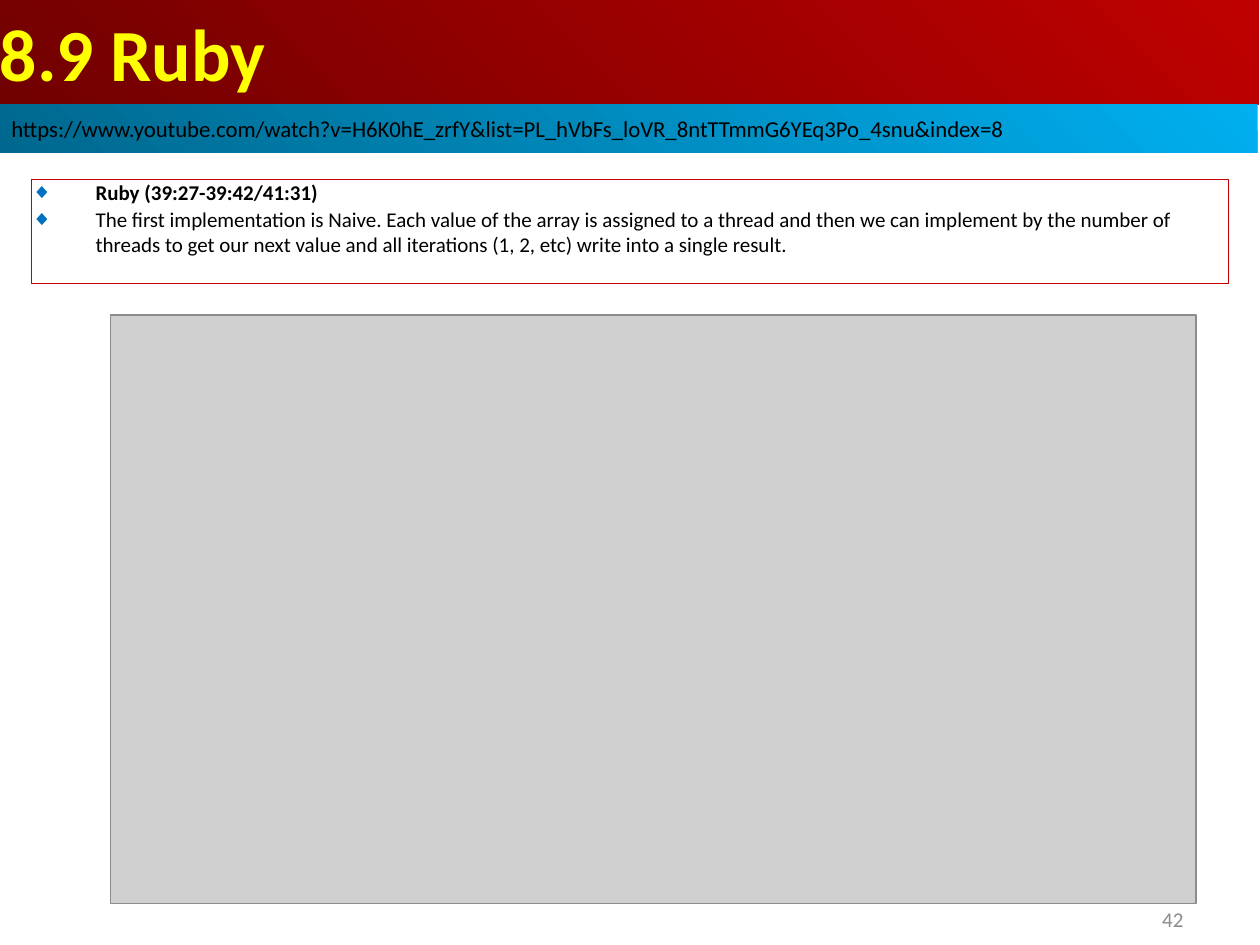
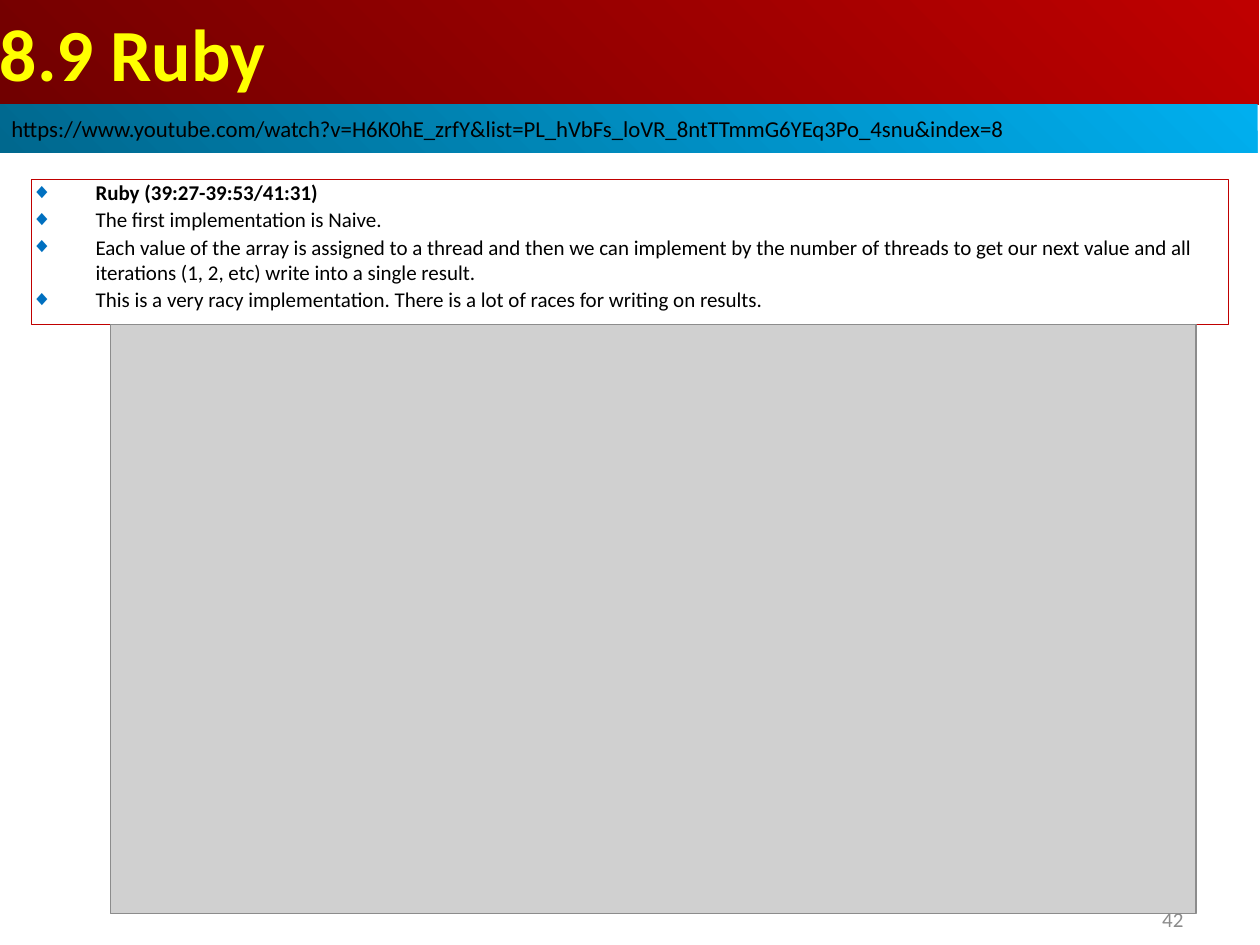
Before and after one commit to peterhchen/AIU_CS850_Gem5_McPAT, a slide deck: slide 42 of 050_Gem5/008.CacheMod/000_Video/008.CacheMod.ppt. Drawn at 1260x945 pixels with LibreOffice and Linux fonts; fonts in the diff are those of the drawing; grey boxes stand for pictures. Boxes give left, top, right and bottom in pixels: in the first picture for what was removed or moved away, otherwise in the second. Text is boxed around its words. In the diff, an @@ line names an element or a change of style, - is before the commit and + after.

```diff
--- a/050_Gem5/008.CacheMod/000_Video/008.CacheMod.ppt
+++ b/050_Gem5/008.CacheMod/000_Video/008.CacheMod.ppt
@@ rectangle "Ruby (39:27-39:53/41:31)": place and size @@
-rectangle "Ruby (39:27-39:53/41:31)" at (32,179,1228,284)
+rectangle "Ruby (39:27-39:53/41:31)" at (32,179,1228,324)
@@ text in rectangle at (96,184,1191,311): text changed @@
-◆ Ruby (39:27-39:42/41:31)
-◆ The first implementation is Naive. Each value of the array is assigned to a thread and then we can implement by the number of threads to get our next value and all iterations (1, 2, etc) write into a single result.
+◆ Ruby (39:27-39:53/41:31)
+◆ The first implementation is Naive.
+◆ Each value of the array is assigned to a thread and then we can implement by the number of threads to get our next value and all iterations (1, 2, etc) write into a single result.
+◆ This is a very racy implementation. There is a lot of races for writing on results.
@@ picture: place and size @@
-picture at (111,315,1197,903)
+picture at (111,325,1197,914)
```
Also in this commit, not shown: 1 slide added.
